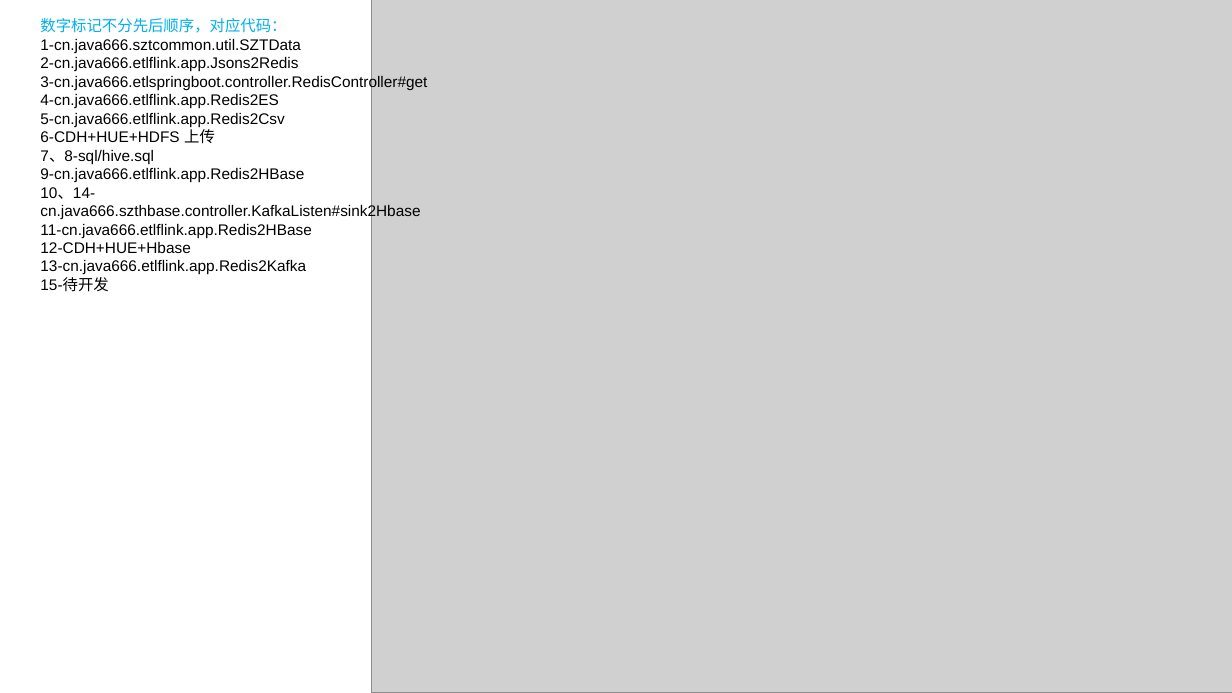
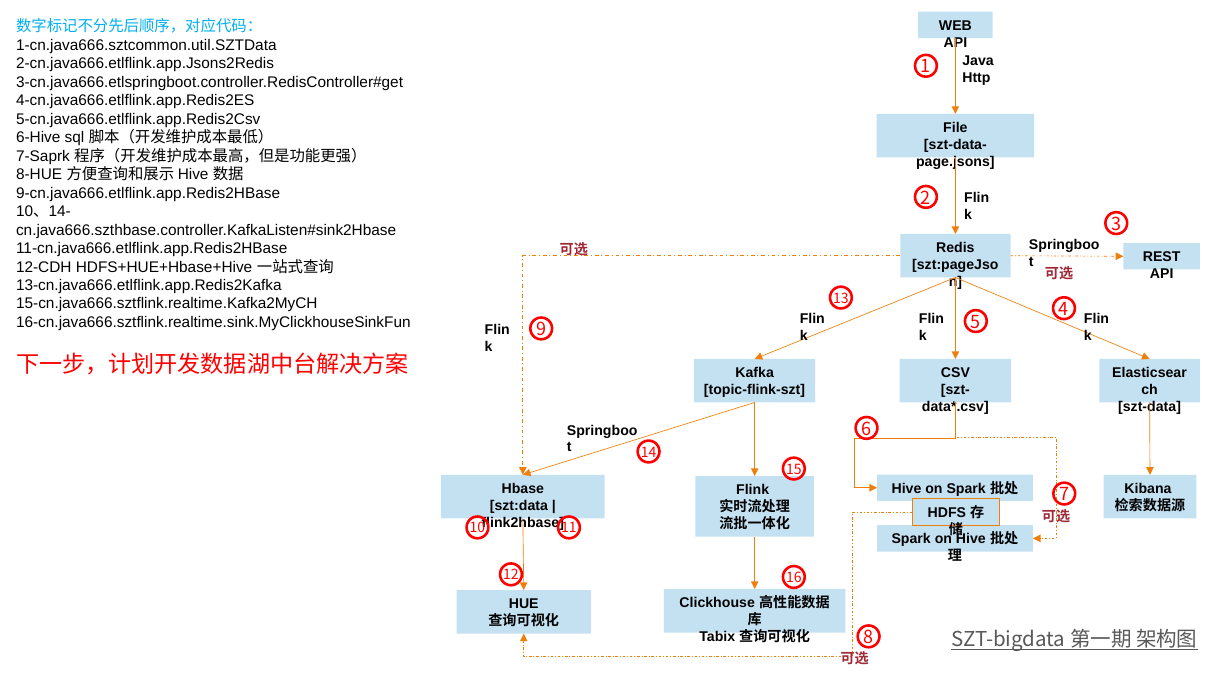
Before and after one commit to geekyouth/SZT-bigdata, a slide deck: slide 1 of .file/.doc/架构图.pptx (slide 2 before the commit). Drawn at 1232x693 pixels with LibreOffice and Linux fonts; fonts in the diff are those of the drawing; grey boxes stand for pictures. Boxes give left, top, right and bottom in pixels: in the first picture for what was removed or moved away, otherwise in the second. Text is boxed around its words. In the diff, an @@ line names an element or a change of style, - is before the commit and + after.

```diff
--- a/.file/.doc/架构图.pptx
+++ b/.file/.doc/架构图.pptx
@@ text "数字标记不分先后顺序，对应代码：": place and size @@
-text "数字标记不分先后顺序，对应代码：" at (40,18,427,292)
+text "数字标记不分先后顺序，对应代码：" at (16,18,411,375)
@@ picture removed at (372,0,1232,693) @@
@@ text at (16,127,366,181): text changed @@
-6-CDH+HUE+HDFS 上传
-7、8-sql/hive.sql
+6-Hive sql 脚本（开发维护成本最低）
+7-Saprk 程序（开发维护成本最高，但是功能更强）
+8-HUE 方便查询和展示 Hive 数据
@@ text at (16,259,334,274): text changed @@
-12-CDH+HUE+Hbase
+12-CDH HDFS+HUE+Hbase+Hive 一站式查询
@@ text at (16,297,411,375): text changed @@
-15-待开发
+15-cn.java666.sztflink.realtime.Kafka2MyCH
+16-cn.java666.sztflink.realtime.sink.MyClickhouseSinkFun
+下一步，计划开发数据湖中台解决方案
@@ group added at (441,12,1201,664): 16 ellipses, 15 rectangles, 13 texts, 11 arrows, 4 elbow arrows @@
+WEB API
+File
+[szt-data-page.jsons]
+Redis
+[szt:pageJson]
+REST API
+Kafka
+[topic-flink-szt]
+CSV
+[szt-data*.csv]
+Elasticsearch
+[szt-data]
+Hbase
+[szt:data | flink2hbase]
+HUE
+查询可视化
+Flink
+实时流处理
+流批一体化
+Kibana
+检索数据源
+Java Http
+Flink
+Springboot
+Hive on Spark 批处理
+Spark on Hive 批处理
+HDFS 存储
+可选
+可选
+Flink
+Flink
+Flink
+SZT-bigdata 第一期 架构图
+Flink
+Springboot
+可选
+Clickhouse 高性能数据库
+Tabix 查询可视化
+可选
+2
+1
+3
+4
+5
+6
+7
+8
+9
+10
+11
+12
+13
+14
+15
+16
```
Also in this commit, not shown: 1 slide removed, 5 other files.
